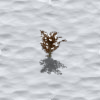
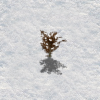
Two versions of the same layered image (100×100). Layer-by-layer changes:
painted on "Pasted Layer" over (0, 0, 100, 100)
